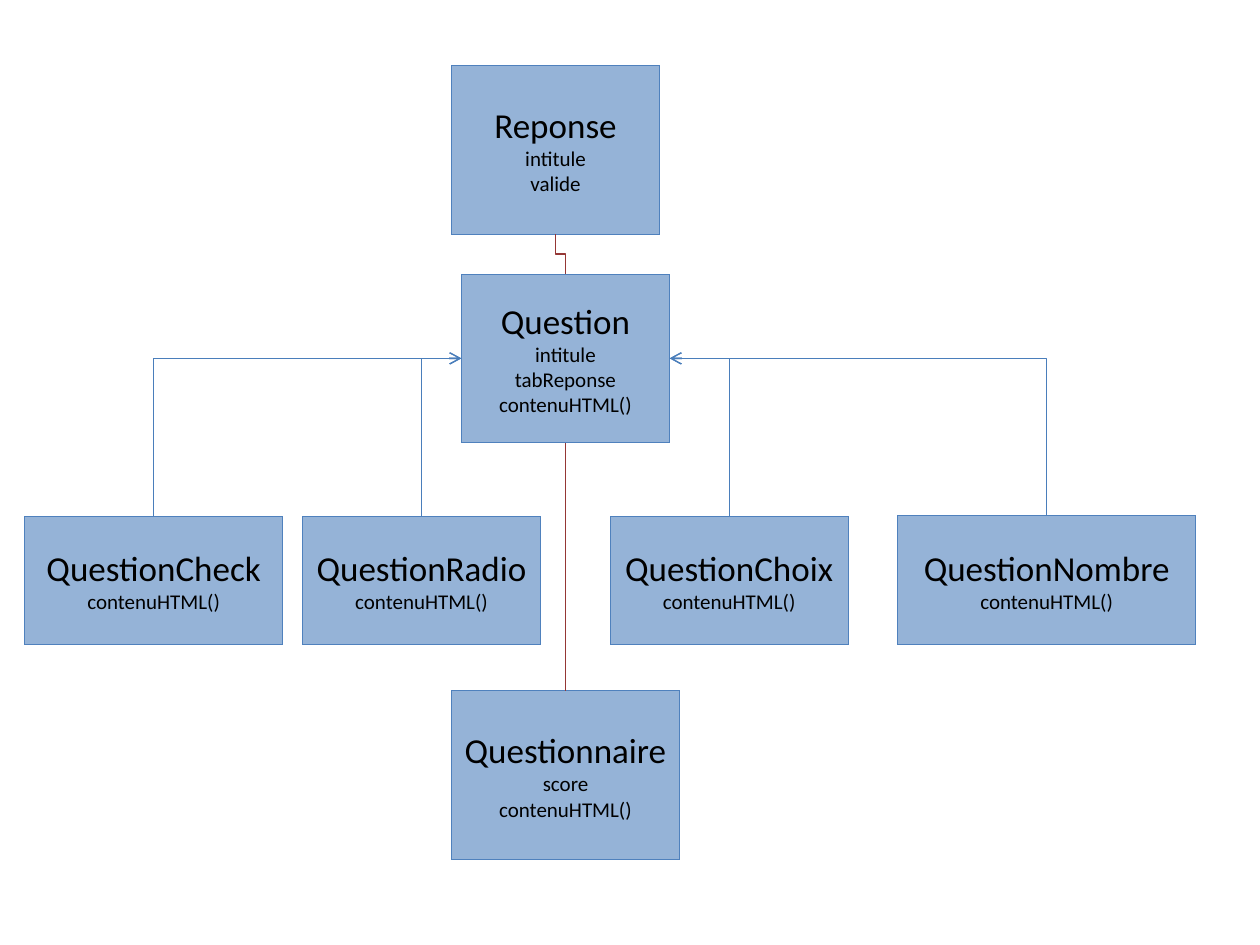
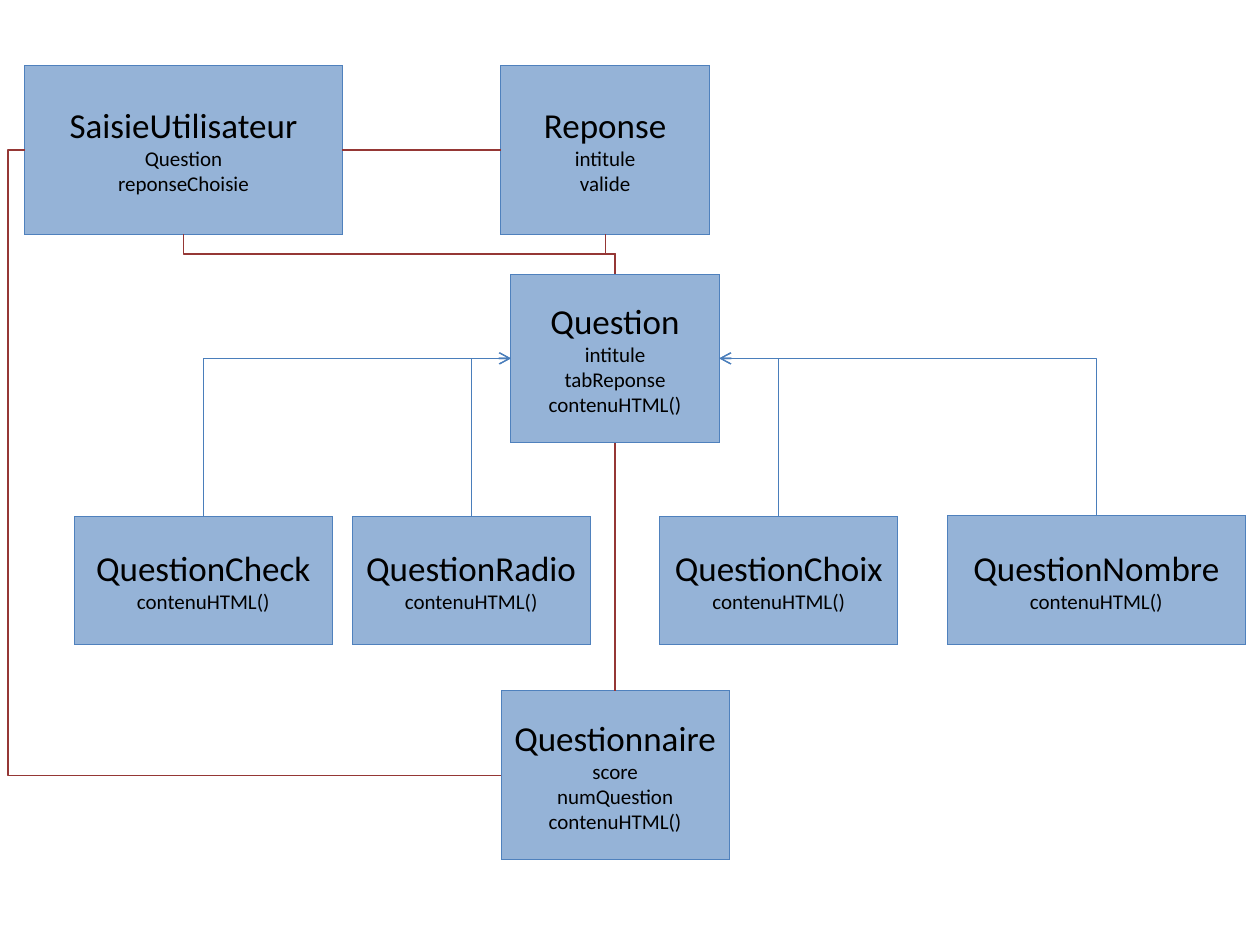
Before and after one commit to VirginieT/javscript_project_quiz, a slide deck: slide 1 of doc/diagrammeClasse.pptx. Drawn at 1260x945 pixels with LibreOffice and Linux fonts; fonts in the diff are those of the drawing. Boxes give left, top, right and bottom in pixels: in the first picture for what was removed or moved away, otherwise in the second. Text is boxed around its words. In the diff, an @@ line names an element or a change of style, - is before the commit and + after.

```diff
--- a/doc/diagrammeClasse.pptx
+++ b/doc/diagrammeClasse.pptx
@@ rectangle added at (25, 66, 343, 234), fill #95B3D7, outline #4F81BD 0.75 pt, 12 pt, text #000000 @@
+SaisieUtilisateur
+Question
+reponseChoisie
@@ elbow line added from (25, 150) to (501, 775), #953735 0.75 pt @@
@@ line added from (343, 150) to (501, 150), #953735 0.75 pt @@
@@ elbow line added from (184, 234) to (615, 275), #953735 0.75 pt @@
@@ 6 rectangles, 4 elbow arrows, 1 title, 1 elbow line, 1 line: place and size @@
-6 rectangles, 4 elbow arrows, 1 title, 1 elbow line, 1 line at (25, 66, 1196, 859)
+6 rectangles, 4 elbow arrows, 1 title, 1 elbow line, 1 line at (74, 66, 1245, 859)
@@ text in rectangle at (514, 727, 715, 832): text changed @@
-Questionnaire
-score
-contenuHTML()
+Questionnaire
+score
+numQuestion
+contenuHTML()
```
Also in this commit, not shown: 3 other files.
